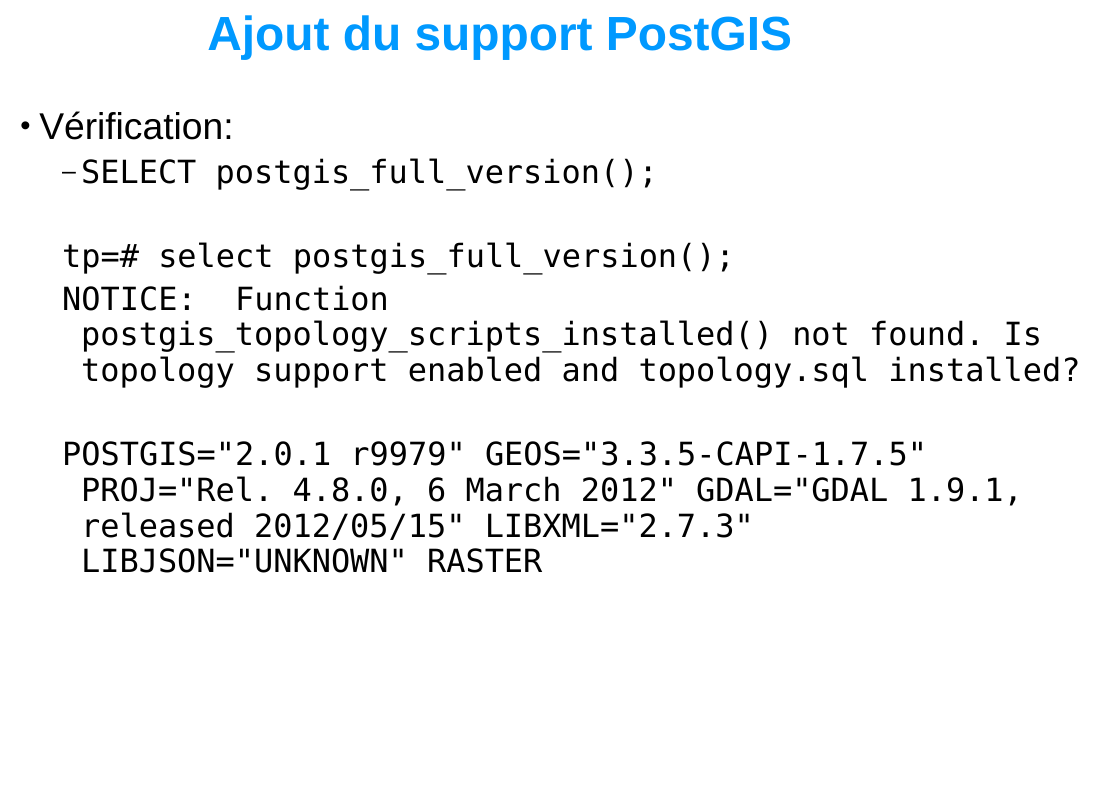
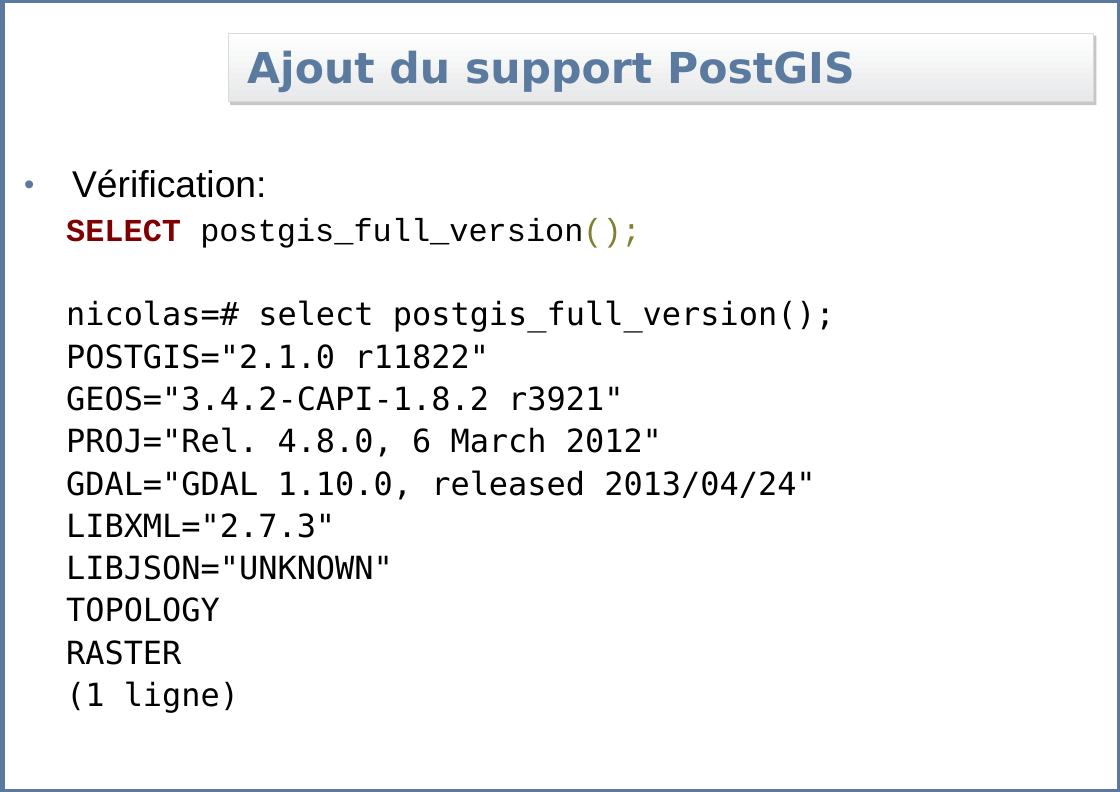
Before and after one commit to Gretti/geoadminsuite, a slide deck: slide 7 of formation/postgis/postgis/slides/02_postgis_create_spatial_database.ppt (slide 8 before the commit). Drawn at 1120x792 pixels with LibreOffice and Linux fonts; fonts in the diff are those of the drawing; background and template pictures are left out. Boxes give left, top, right and bottom in pixels: in the first picture for what was removed or moved away, otherwise in the second. Text is boxed around its words. In the diff, an @@ line names an element or a change of style, - is before the commit and + after.

```diff
--- a/formation/postgis/postgis/slides/02_postgis_create_spatial_database.ppt
+++ b/formation/postgis/postgis/slides/02_postgis_create_spatial_database.ppt
@@ rectangle added at (2,0,1120,792), outline #5B799E 4.51 pt @@
@@ title "Ajout du support PostGIS": place and size @@
-title "Ajout du support PostGIS" at (207,15,792,59)
+title "Ajout du support PostGIS" at (228,34,1093,102)
@@ title "Ajout du support PostGIS" at (228,34,1093,102): size 36 to 32 pt, font Arial to DejaVu Sans, text colour #0099FF to #5B7A9F; indent changed; fill none to gradient #FFFFFF to #E7E8E9; outline none to #D9D9D9 0.74 pt; shadow on @@
@@ text "Vérification:": place and size @@
-text "Vérification:" at (39,111,1080,573)
+text "Vérification:" at (66,169,835,713)
@@ text at (66,169,641,248): font DejaVu Sans Mono to Courier New in "SELECT postgis_full_version();"; text colour #000000 to #800000, bold on in "SELECT"; text colour #000000 to #808030 in "postgis_full_version();"; indent changed; bullet colour #000000 to #5B7A9F; bullet – to none @@
@@ text at (66,300,835,713): text changed @@
-  tp=# select postgis_full_version();
-  NOTICE: Function postgis_topology_scripts_installed() not found. Is topology support enabled and topology.sql installed?
-  POSTGIS="2.0.1 r9979" GEOS="3.3.5-CAPI-1.7.5" PROJ="Rel. 4.8.0, 6 March 2012" GDAL="GDAL 1.9.1, released 2012/05/15" LIBXML="2.7.3" LIBJSON="UNKNOWN" RASTER
+  nicolas=# select postgis_full_version();
+  POSTGIS="2.1.0 r11822"
+  GEOS="3.4.2-CAPI-1.8.2 r3921"
+  PROJ="Rel. 4.8.0, 6 March 2012"
+  GDAL="GDAL 1.10.0, released 2013/04/24"
+  LIBXML="2.7.3"
+  LIBJSON="UNKNOWN"
+  TOPOLOGY
+  RASTER
+  (1 ligne)
```
Also in this commit, not shown: 8 other slides changed, 1 slide removed, 58 other files.
